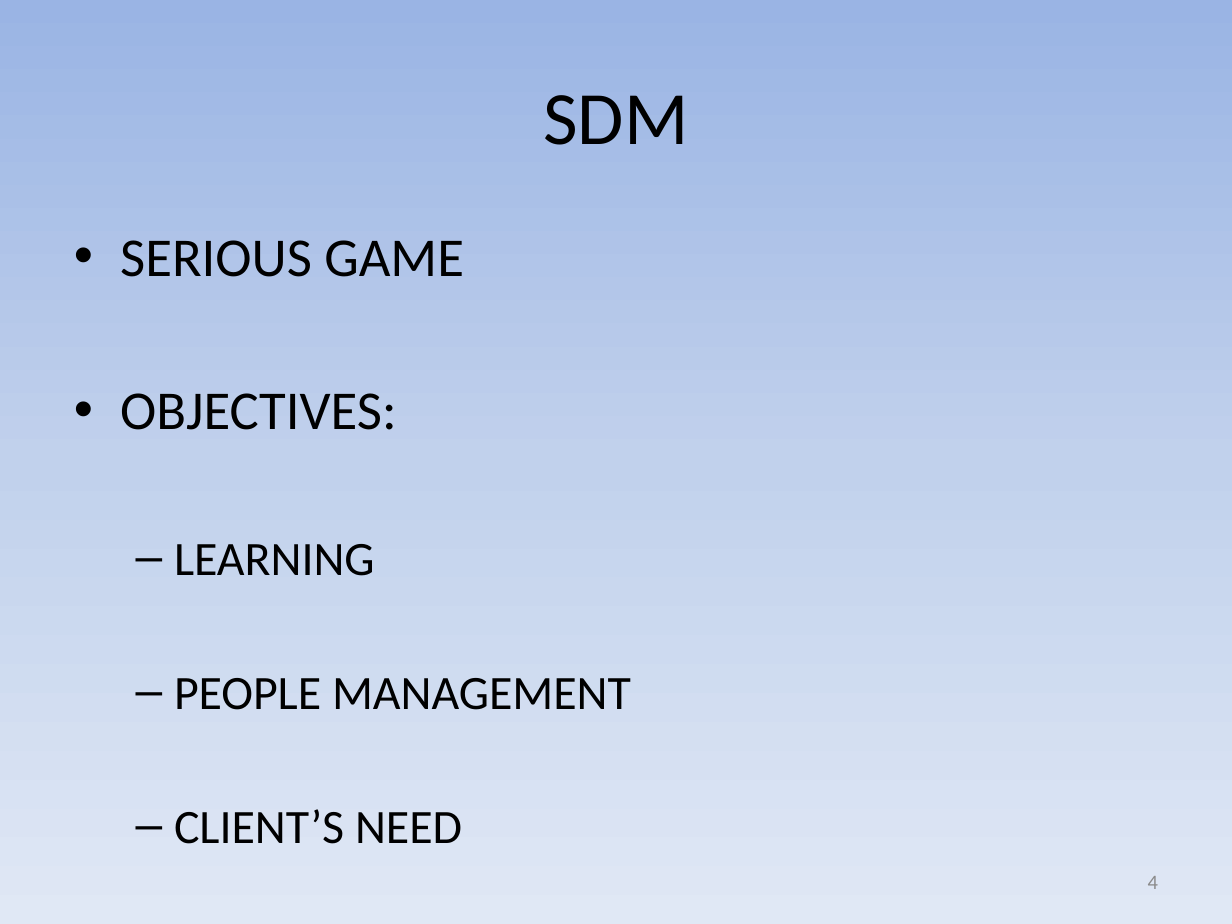
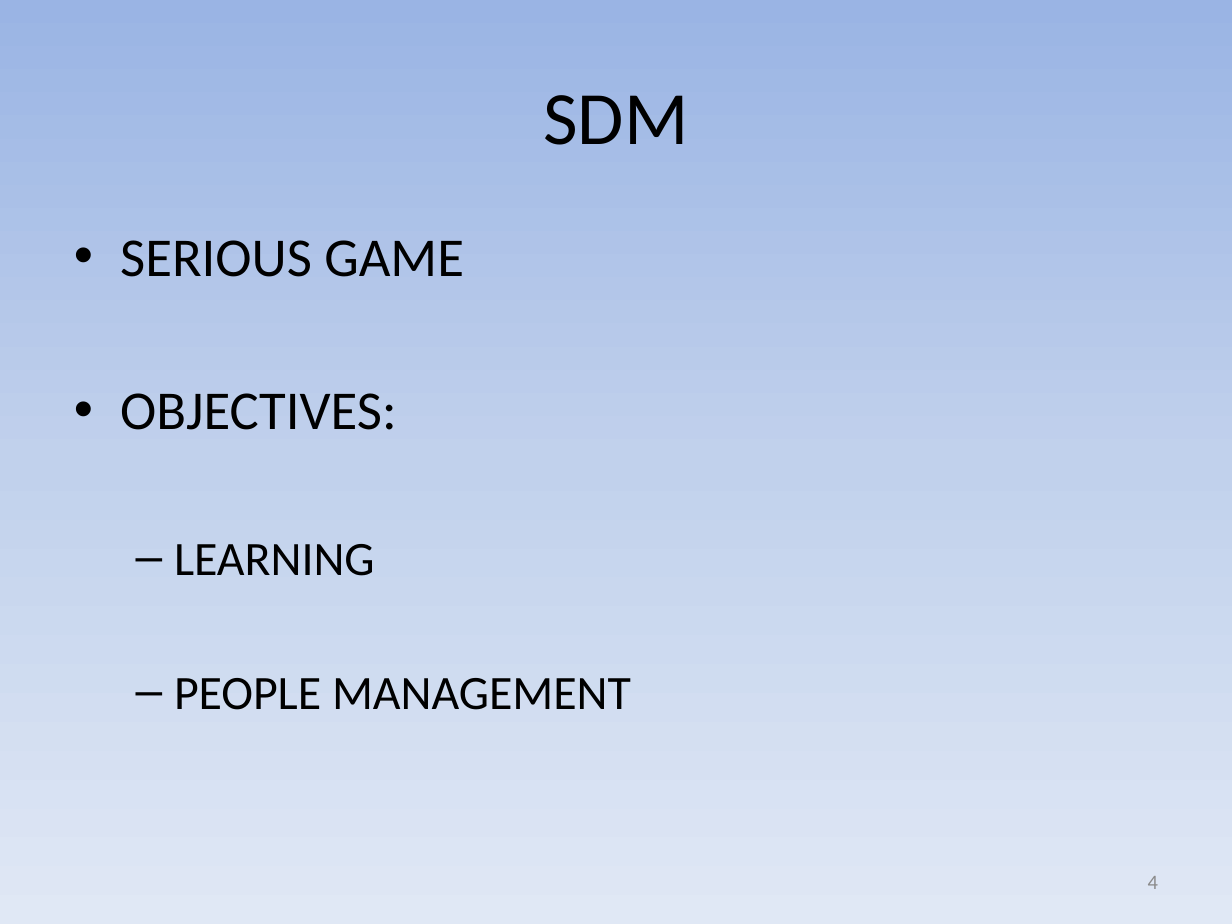
Before and after one commit to gems-uff/sdm, a slide deck: slide 4 of docs/Apresentação/SDM - Apresentação SBGames.pptx. Drawn at 1232x924 pixels with LibreOffice and Linux fonts; fonts in the diff are those of the drawing. Boxes give left, top, right and bottom in pixels: in the first picture for what was removed or moved away, otherwise in the second. Text is boxed around its words. In the diff, an @@ line names an element or a change of style, - is before the commit and + after.

```diff
--- a/docs/Apresentação/SDM - Apresentação SBGames.pptx
+++ b/docs/Apresentação/SDM - Apresentação SBGames.pptx
@@ text at box(174, 809, 462, 844): paragraph removed @@
-  – CLIENT’S NEED
```
Also in this commit, not shown: 2 other slides changed, 1 other file.
